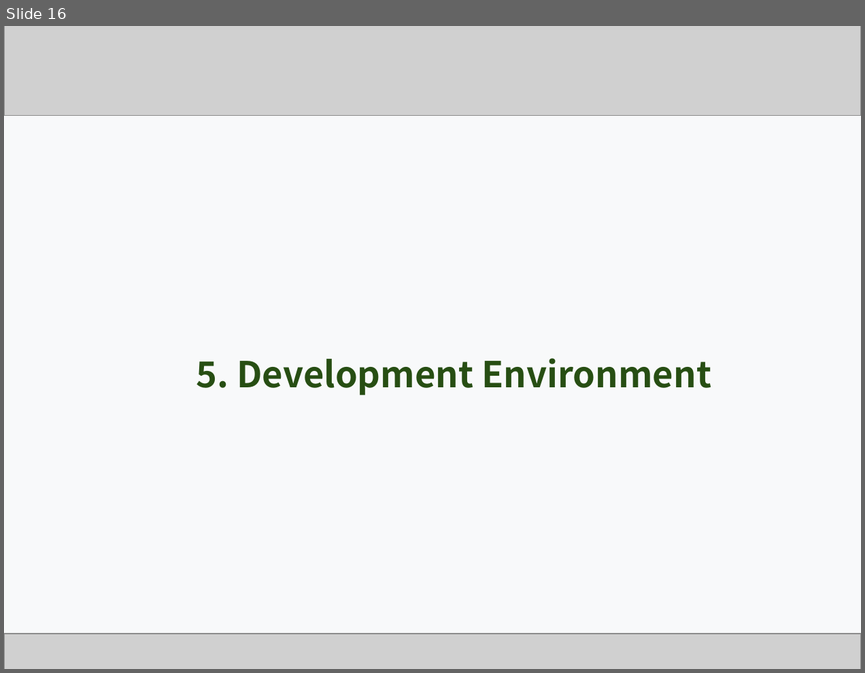
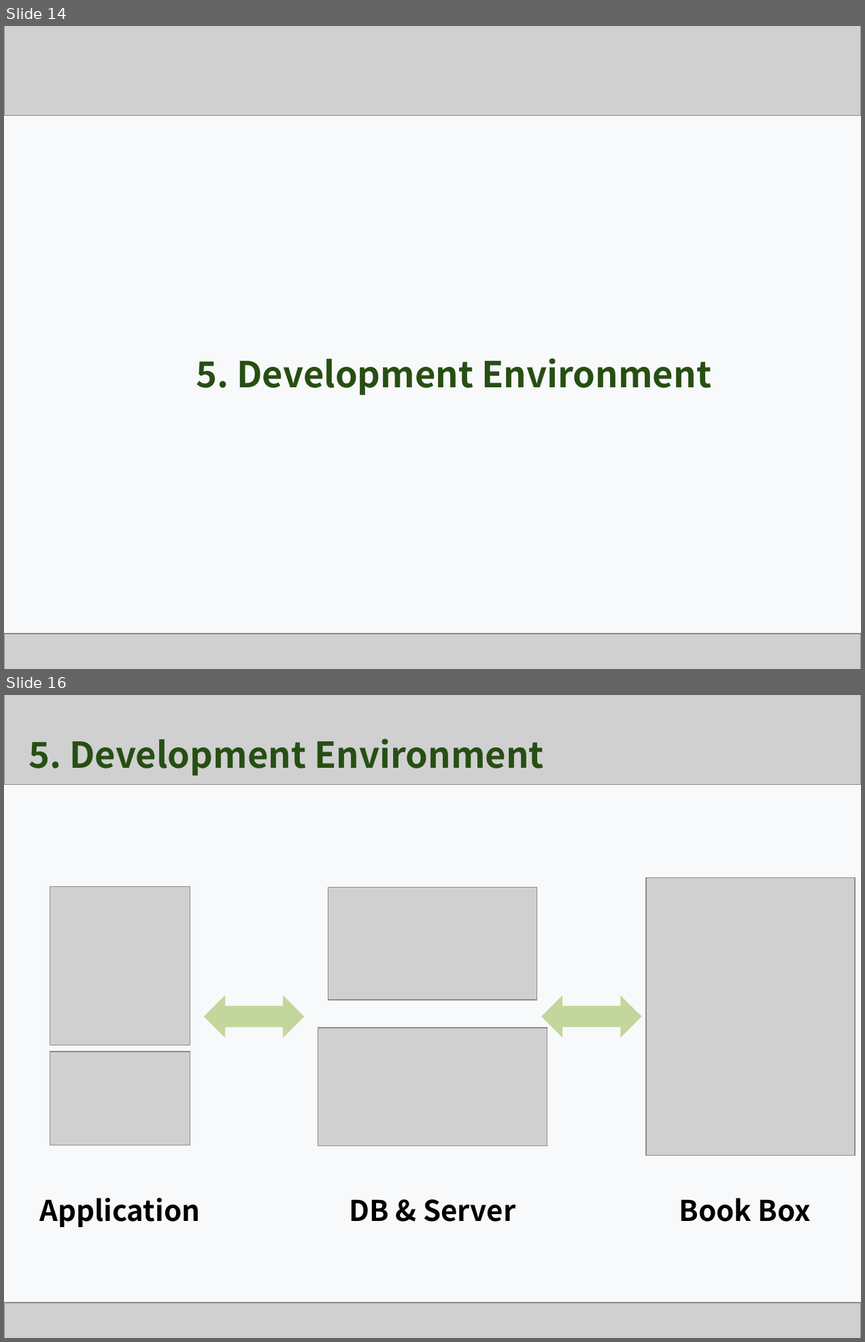
Before and after one commit to Team-GoNaMi/Docs, a slide deck: PPT/Team1_Presentation Material_3rd Week.pptx. Shown one above the other, each under a label of ours: slide 16 before the commit, slides 14 and 16 after it; the slides between them are not shown. The pictures are 865x673 and 865x1342 pixels, drawn with LibreOffice and Linux fonts; fonts in the diff are those of the drawing; grey boxes stand for pictures. Boxes give left, top, right and bottom in pixels: in the first picture for what was removed or moved away, otherwise in the second. Text is boxed around its words. In the diff, an @@ line names an element or a change of style, - is before the commit and + after.

```diff
--- a/PPT/Team1_Presentation Material_3rd Week.pptx
+++ b/PPT/Team1_Presentation Material_3rd Week.pptx
@@ slide 16 added at [4, 695, 861, 1338], background #F8F9FA @@
@@ picture added at [4, 695, 861, 732] @@
@@ picture added at [4, 695, 861, 784] @@
@@ text added at [28, 739, 544, 776], 30 pt, text #274E13, bold @@
+5. Development Environment
@@ picture added at [646, 877, 855, 1155] @@
@@ picture added at [50, 887, 190, 1045] @@
@@ picture added at [328, 887, 537, 1000] @@
@@ left right arrow added at [204, 995, 304, 1037], fill #C3D69B @@
@@ left right arrow added at [541, 995, 641, 1037], fill #C3D69B @@
@@ picture added at [317, 1028, 547, 1146] @@
@@ picture added at [50, 1051, 190, 1145] @@
@@ text added at [39, 1198, 200, 1227], 24 pt, text #000000, bold @@
+Application
@@ text added at [349, 1199, 515, 1221], 24 pt, text #000000, bold @@
+DB & Server
@@ text added at [679, 1198, 810, 1221], 24 pt, text #000000, bold @@
+Book Box
@@ picture added at [4, 1302, 861, 1338] @@
@@ what was slide 16 is now slide 14 @@
```
Also in this commit, not shown: 6 slides changed, 8 other slides added, 10 slides removed, 2 other files.
